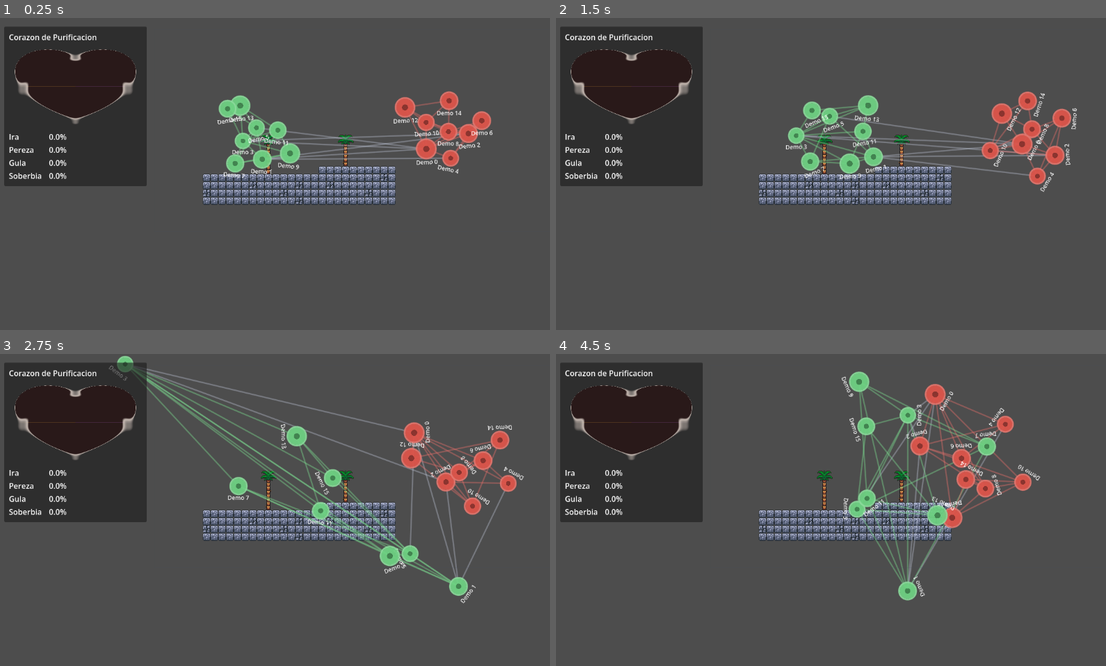
Above: before the commit, frames 1-4 (two rows, left to right).
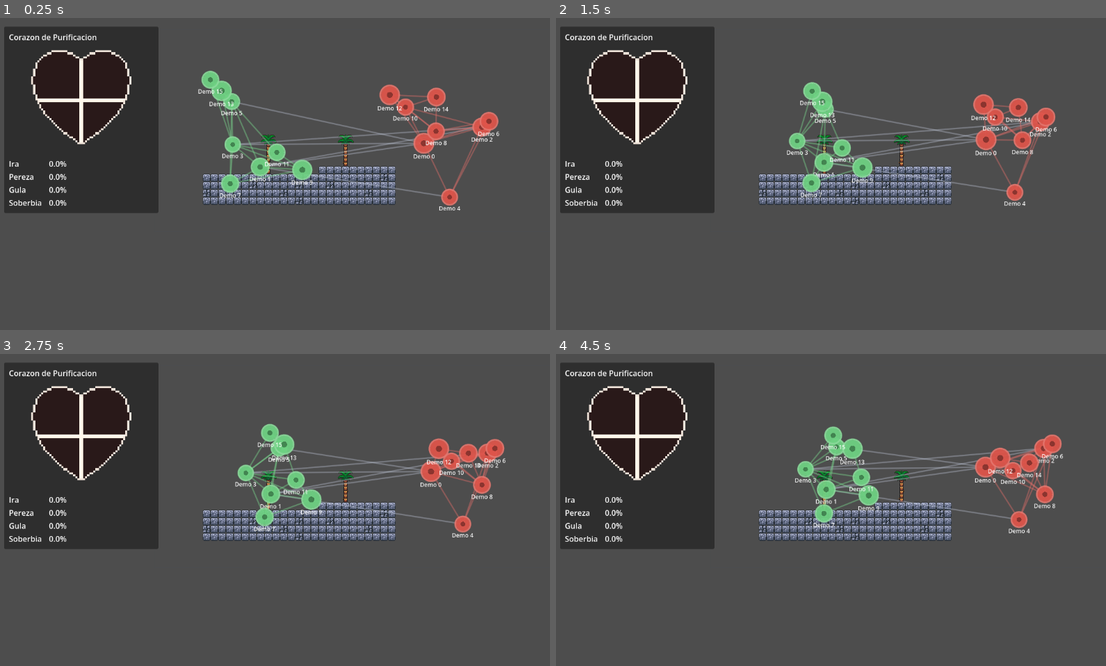
Above: after the commit, the same moments.

Repository: alexanderkholodov1/airlift
Game: Godot game, scene res://scenes/limbo.tscn
Two runs of this game, one before a commit and one after it. Both use one fixed random seed, a clock stepped at 60 frames per second and the inputs below.
Inputs:
- Up to frame 1 (0.25 s): no input
- Up to frame 2 (1.5 s): tap Enter (ui_accept) at 0.5, 0.77 s; hold Right (ui_right) from 0.53 s (still down)
- Up to frame 3 (2.75 s): tap Enter (ui_accept) at 1.52 s; release Right (ui_right) at 2.03 s; hold Left (ui_left) from 2.03 s (still down)
- Up to frame 4 (4.5 s): release Left (ui_left) at 2.78 s; hold Right (ui_right) 2.78-4.28 s; tap Enter (ui_accept) at 3.02, 3.77 s; hold Left (ui_left) from 4.28 s (still down)

The runs differ from the first frame. In frame 1, 11% of the frame differs, in the area x 0-91%, y 2-63%; in frame 2, 11%; in frame 3, 14%, in the area x 0-96%, y 0-80%; in frame 4, 14%.
Error before the commit: Parse Error: Class "PurificationManager" hides an autoload singleton. (res://systems/purification/purification_manager.gd:2)

Commit message:
Stabilize decision graph and fix pixel heart rendering

Diff:
--- a/scenes/ui/purification_heart_ui.tscn
+++ b/scenes/ui/purification_heart_ui.tscn
@@ -1,24 +1,21 @@
-[gd_scene load_steps=3 format=3]
+[gd_scene load_steps=2 format=3]
 
 [ext_resource type="Script" path="res://systems/purification/ui/purification_heart_ui.gd" id="1_n80rb"]
-[ext_resource type="Shader" path="res://systems/purification/ui/heart_quadrants.gdshader" id="2_5t2as"]
-
-[sub_resource type="ShaderMaterial" id="ShaderMaterial_ooqm5"]
-shader = ExtResource("2_5t2as")
+[ext_resource type="Script" path="res://systems/purification/ui/pixel_heart_display.gd" id="2_w6fwb"]
 
 [node name="PurificationHeartUI" type="Control"]
 layout_mode = 3
 anchors_preset = 0
-offset_right = 320.0
-offset_bottom = 280.0
+offset_right = 344.0
+offset_bottom = 340.0
 script = ExtResource("1_n80rb")
 
 [node name="Panel" type="PanelContainer" parent="."]
 layout_mode = 0
 offset_left = 12.0
 offset_top = 12.0
-offset_right = 308.0
-offset_bottom = 266.0
+offset_right = 332.0
+offset_bottom = 326.0
 
 [node name="Margin" type="MarginContainer" parent="Panel"]
 layout_mode = 2
@@ -35,11 +32,10 @@
 layout_mode = 2
 text = "Corazon de Purificacion"
 
-[node name="HeartFill" type="ColorRect" parent="Panel/Margin/VBox"]
-custom_minimum_size = Vector2(220, 168)
+[node name="HeartFill" type="Control" parent="Panel/Margin/VBox"]
+custom_minimum_size = Vector2(224, 224)
 layout_mode = 2
-material = SubResource("ShaderMaterial_ooqm5")
-color = Color(1, 1, 1, 1)
+script = ExtResource("2_w6fwb")
 
 [node name="Stats" type="GridContainer" parent="Panel/Margin/VBox"]
 layout_mode = 2
--- a/systems/purification/purification_manager.gd
+++ b/systems/purification/purification_manager.gd
@@ -1,5 +1,4 @@
 extends Node
-class_name PurificationManager
 
 const PurificationResource := preload("res://systems/purification/purification_resource.gd")
 
--- a/systems/purification/ui/decision_visual_node.gd
+++ b/systems/purification/ui/decision_visual_node.gd
@@ -14,8 +14,11 @@
 
 func _ready() -> void:
 	gravity_scale = 0.0
-	linear_damp = 2.0
-	angular_damp = 4.0
+	linear_damp = 6.0
+	angular_damp = 12.0
+	lock_rotation = true
+	collision_layer = 0
+	collision_mask = 0
 	can_sleep = false
 	_ensure_collision()
 	_refresh_visuals()
--- a/systems/purification/ui/heart_quadrants.gdshader
+++ b/systems/purification/ui/heart_quadrants.gdshader
@@ -7,14 +7,17 @@
 uniform vec4 soberbia_color : source_color = vec4(0.74, 0.39, 0.82, 1.0);
 uniform vec4 empty_color : source_color = vec4(0.16, 0.10, 0.10, 1.0);
 uniform vec4 outline_color : source_color = vec4(0.98, 0.93, 0.89, 0.95);
+uniform vec4 divider_color : source_color = vec4(1.00, 0.97, 0.92, 1.0);
 
 uniform float ira : hint_range(0.0, 1.0) = 0.0;
 uniform float pereza : hint_range(0.0, 1.0) = 0.0;
 uniform float gula : hint_range(0.0, 1.0) = 0.0;
 uniform float soberbia : hint_range(0.0, 1.0) = 0.0;
 
-uniform float edge_softness : hint_range(0.001, 0.030) = 0.007;
-uniform float outline_thickness : hint_range(0.001, 0.050) = 0.013;
+uniform vec2 pixel_grid_size = vec2(54.0, 54.0);
+uniform float heart_scale : hint_range(0.80, 1.80) = 1.25;
+uniform float heart_y_offset : hint_range(-0.40, 0.40) = 0.08;
+uniform float divider_thickness : hint_range(0.005, 0.060) = 0.018;
 
 
 float heart_function(vec2 p) {
@@ -26,15 +29,41 @@
 }
 
 
-void fragment() {
-	vec2 uv = UV;
+vec2 pixelate_uv(vec2 uv) {
+	vec2 snapped = floor(uv * pixel_grid_size) + vec2(0.5);
+	return snapped / pixel_grid_size;
+}
+
+
+vec2 to_heart_space(vec2 uv) {
 	vec2 p = uv * 2.0 - 1.0;
 	p.y *= -1.0;
-	p *= 1.25;
-	p.y += 0.08;
+	p *= heart_scale;
+	p.y += heart_y_offset;
+	return p;
+}
 
-	float heart = heart_function(p);
-	float mask = smoothstep(edge_softness, -edge_softness, heart);
+
+float heart_fn_uv(vec2 uv) {
+	return heart_function(to_heart_space(clamp(uv, vec2(0.0), vec2(1.0))));
+}
+
+
+float inside_at(vec2 uv) {
+	if (heart_fn_uv(uv) <= 0.0) {
+		return 1.0;
+	}
+	return 0.0;
+}
+
+
+void fragment() {
+	vec2 uv = pixelate_uv(UV);
+	float inside = inside_at(uv);
+	if (inside < 0.5) {
+		COLOR = vec4(0.0);
+		return;
+	}
 
 	float metric = 0.0;
 	vec4 tint = empty_color;
@@ -55,12 +84,31 @@
 
 	vec2 local_quad_uv = vec2(fract(uv.x * 2.0), fract(uv.y * 2.0));
 	float height_from_bottom = 1.0 - local_quad_uv.y;
-	float fill = smoothstep(metric + 0.018, metric - 0.018, height_from_bottom);
+	float fill = 0.0;
+	if (metric >= height_from_bottom) {
+		fill = 1.0;
+	}
 
 	vec4 base_color = mix(empty_color, tint, fill);
-	float border = smoothstep(outline_thickness, outline_thickness * 0.35, abs(heart));
-	vec4 final_color = mix(base_color, outline_color, border * 0.8);
-	final_color.a *= mask;
+
+	float v_divider = 1.0 - step(divider_thickness + 0.0001, abs(uv.x - 0.5));
+	float h_divider = 1.0 - step(divider_thickness + 0.0001, abs(uv.y - 0.5));
+	float divider = max(v_divider, h_divider) * inside;
+	base_color = mix(base_color, divider_color, divider);
+
+	vec2 px = 1.0 / pixel_grid_size;
+	float neighbors =
+		inside_at(uv + vec2(px.x, 0.0))
+		+ inside_at(uv - vec2(px.x, 0.0))
+		+ inside_at(uv + vec2(0.0, px.y))
+		+ inside_at(uv - vec2(0.0, px.y));
+	float outline = 0.0;
+	if (inside > 0.5 && neighbors < 4.0) {
+		outline = 1.0;
+	}
+
+	vec4 final_color = mix(base_color, outline_color, outline);
+	final_color.a = inside;
 
 	COLOR = final_color;
 }
--- /dev/null
+++ b/systems/purification/ui/pixel_heart_display.gd
@@ -0,0 +1,110 @@
+extends Control
+class_name PixelHeartDisplay
+
+@export_range(16, 96, 1) var grid_resolution: int = 54
+@export_range(0.005, 0.060, 0.001) var divider_thickness: float = 0.018
+
+@export var ira_color: Color = Color(0.87, 0.22, 0.20, 1.0)
+@export var pereza_color: Color = Color(0.96, 0.68, 0.24, 1.0)
+@export var gula_color: Color = Color(0.29, 0.72, 0.85, 1.0)
+@export var soberbia_color: Color = Color(0.74, 0.39, 0.82, 1.0)
+@export var empty_color: Color = Color(0.16, 0.10, 0.10, 1.0)
+@export var outline_color: Color = Color(0.98, 0.93, 0.89, 0.95)
+@export var divider_color: Color = Color(1.00, 0.97, 0.92, 1.0)
+
+var _ira: float = 0.0
+var _pereza: float = 0.0
+var _gula: float = 0.0
+var _soberbia: float = 0.0
+
+
+func set_metrics(ira: float, pereza: float, gula: float, soberbia: float) -> void:
+	_ira = clampf(ira, 0.0, 1.0)
+	_pereza = clampf(pereza, 0.0, 1.0)
+	_gula = clampf(gula, 0.0, 1.0)
+	_soberbia = clampf(soberbia, 0.0, 1.0)
+	queue_redraw()
+
+
+func _draw() -> void:
+	var resolution := maxi(grid_resolution, 16)
+	var px_size := minf(size.x, size.y) / float(resolution)
+	if px_size <= 0.0:
+		return
+
+	var draw_size := Vector2(px_size * resolution, px_size * resolution)
+	var origin := (size - draw_size) * 0.5
+
+	for y in range(resolution):
+		for x in range(resolution):
+			var uv := (Vector2(x, y) + Vector2(0.5, 0.5)) / float(resolution)
+			if not _inside_heart(uv):
+				continue
+
+			var color := _cell_color(uv)
+			if _is_divider(uv):
+				color = divider_color
+			if _is_outline(uv, 1.0 / float(resolution)):
+				color = outline_color
+
+			draw_rect(Rect2(origin + Vector2(x, y) * px_size, Vector2(px_size, px_size)), color, true)
+
+
+func _cell_color(uv: Vector2) -> Color:
+	var metric := 0.0
+	var tint := empty_color
+
+	# Top-left: Ira | Bottom-left: Pereza | Top-right: Gula | Bottom-right: Soberbia
+	if uv.x < 0.5 and uv.y < 0.5:
+		metric = _ira
+		tint = ira_color
+	elif uv.x < 0.5 and uv.y >= 0.5:
+		metric = _pereza
+		tint = pereza_color
+	elif uv.x >= 0.5 and uv.y < 0.5:
+		metric = _gula
+		tint = gula_color
+	else:
+		metric = _soberbia
+		tint = soberbia_color
+
+	var local_quad_uv := Vector2(_quad_coord(uv.x), _quad_coord(uv.y))
+	var height_from_bottom := 1.0 - local_quad_uv.y
+	if metric >= height_from_bottom:
+		return tint
+	return empty_color
+
+
+func _quad_coord(value: float) -> float:
+	if value < 0.5:
+		return value * 2.0
+	return (value - 0.5) * 2.0
+
+
+func _is_divider(uv: Vector2) -> bool:
+	return absf(uv.x - 0.5) <= divider_thickness or absf(uv.y - 0.5) <= divider_thickness
+
+
+func _is_outline(uv: Vector2, step_uv: float) -> bool:
+	return (
+		_inside_heart(uv)
+		and (
+			not _inside_heart(uv + Vector2(step_uv, 0.0))
+			or not _inside_heart(uv - Vector2(step_uv, 0.0))
+			or not _inside_heart(uv + Vector2(0.0, step_uv))
+			or not _inside_heart(uv - Vector2(0.0, step_uv))
+		)
+	)
+
+
+func _inside_heart(uv: Vector2) -> bool:
+	var p := uv * 2.0 - Vector2.ONE
+	p.y *= -1.0
+	p *= 1.25
+	p.y += 0.08
+
+	var x2 := p.x * p.x
+	var y2 := p.y * p.y
+	var part := x2 + y2 - 1.0
+	var value := part * part * part - x2 * p.y * p.y * p.y
+	return value <= 0.0
--- a/systems/purification/ui/purification_decision_graph.gd
+++ b/systems/purification/ui/purification_decision_graph.gd
@@ -10,14 +10,16 @@
 @export var good_cluster_anchor: Vector2 = Vector2(310.0, 300.0)
 @export var bad_cluster_anchor: Vector2 = Vector2(770.0, 300.0)
 
-@export var anchor_attraction: float = 17.0
-@export var same_group_attraction: float = 11.0
-@export var global_repulsion: float = 280000.0
-@export var velocity_damping: float = 2.8
+@export var anchor_attraction: float = 9.5
+@export var same_group_attraction: float = 5.0
+@export var global_repulsion: float = 130000.0
+@export var velocity_damping: float = 6.0
+@export var max_pair_force: float = 230.0
+@export var max_linear_speed: float = 120.0
 
 @export var spring_length: float = 125.0
-@export var spring_stiffness: float = 14.0
-@export var spring_damping: float = 5.4
+@export var spring_stiffness: float = 7.2
+@export var spring_damping: float = 9.0
 
 @export var auto_demo: bool = false
 
@@ -52,6 +54,7 @@
 	_apply_anchor_forces(delta)
 	_apply_pair_forces()
 	_apply_soft_bounds()
+	_limit_velocities()
 
 
 func _draw() -> void:
@@ -171,12 +174,13 @@
 			var dist: float = sqrt(dist_sq)
 			var dir: Vector2 = offset / dist
 
-			var repulse: Vector2 = dir * (global_repulsion / dist_sq)
+			var repulse_strength: float = minf(global_repulsion / dist_sq, max_pair_force)
+			var repulse: Vector2 = dir * repulse_strength
 			a.apply_central_force(-repulse)
 			b.apply_central_force(repulse)
 
 			if a.polarity == b.polarity:
-				var attract_strength: float = clampf(dist - spring_length, -90.0, 90.0) * same_group_attraction
+				var attract_strength: float = clampf((dist - spring_length) * same_group_attraction, -max_pair_force, max_pair_force)
 				var attract: Vector2 = dir * attract_strength
 				a.apply_central_force(attract)
 				b.apply_central_force(-attract)
@@ -210,6 +214,13 @@
 	if polarity == "good":
 		return good_cluster_anchor
 	return graph_size * 0.5
+
+
+func _limit_velocities() -> void:
+	for node in _nodes:
+		if not is_instance_valid(node):
+			continue
+		node.linear_velocity = node.linear_velocity.limit_length(max_linear_speed)
 
 
 func _trim_nodes() -> void:
--- a/systems/purification/ui/purification_heart_ui.gd
+++ b/systems/purification/ui/purification_heart_ui.gd
@@ -1,10 +1,12 @@
 extends Control
 class_name PurificationHeartUI
+
+const PixelHeartDisplay := preload("res://systems/purification/ui/pixel_heart_display.gd")
 
 @export var auto_poll: bool = true
 @export_range(0.05, 2.0, 0.01) var poll_interval: float = 0.20
 
-@onready var heart_fill: ColorRect = $Panel/Margin/VBox/HeartFill
+@onready var heart_fill: Control = $Panel/Margin/VBox/HeartFill
 @onready var ira_value: Label = $Panel/Margin/VBox/Stats/IraValue
 @onready var pereza_value: Label = $Panel/Margin/VBox/Stats/PerezaValue
 @onready var gula_value: Label = $Panel/Margin/VBox/Stats/GulaValue
@@ -18,6 +20,7 @@
 	_manager = get_node_or_null("/root/PurificationManager")
 	if _manager and _manager.has_signal("metrics_changed"):
 		_manager.metrics_changed.connect(_on_metrics_changed)
+	_ensure_shader_defaults()
 	_refresh_from_manager()
 
 
@@ -42,11 +45,18 @@
 	var pereza := clampf(float(metrics.get("pereza", 0.0)), 0.0, 100.0)
 	var gula := clampf(float(metrics.get("gula", 0.0)), 0.0, 100.0)
 	var soberbia := clampf(float(metrics.get("soberbia", 0.0)), 0.0, 100.0)
+	var ira_norm := ira / 100.0
+	var pereza_norm := pereza / 100.0
+	var gula_norm := gula / 100.0
+	var soberbia_norm := soberbia / 100.0
 
-	_set_shader_parameter("ira", ira / 100.0)
-	_set_shader_parameter("pereza", pereza / 100.0)
-	_set_shader_parameter("gula", gula / 100.0)
-	_set_shader_parameter("soberbia", soberbia / 100.0)
+	if heart_fill is PixelHeartDisplay:
+		(heart_fill as PixelHeartDisplay).set_metrics(ira_norm, pereza_norm, gula_norm, soberbia_norm)
+	else:
+		_set_shader_parameter("ira", ira_norm)
+		_set_shader_parameter("pereza", pereza_norm)
+		_set_shader_parameter("gula", gula_norm)
+		_set_shader_parameter("soberbia", soberbia_norm)
 
 	if ira_value:
 		ira_value.text = "%.1f%%" % ira
@@ -67,3 +77,17 @@
 		return
 
 	shader_material.set_shader_parameter(param_name, value)
+
+
+func _ensure_shader_defaults() -> void:
+	if heart_fill == null:
+		return
+
+	var shader_material := heart_fill.material as ShaderMaterial
+	if shader_material == null:
+		return
+
+	shader_material.set_shader_parameter("pixel_grid_size", Vector2(54.0, 54.0))
+	shader_material.set_shader_parameter("heart_scale", 1.25)
+	shader_material.set_shader_parameter("heart_y_offset", 0.08)
+	shader_material.set_shader_parameter("divider_thickness", 0.018)
Not shown, added: systems/purification/ui/pixel_heart_display.gd.uid
